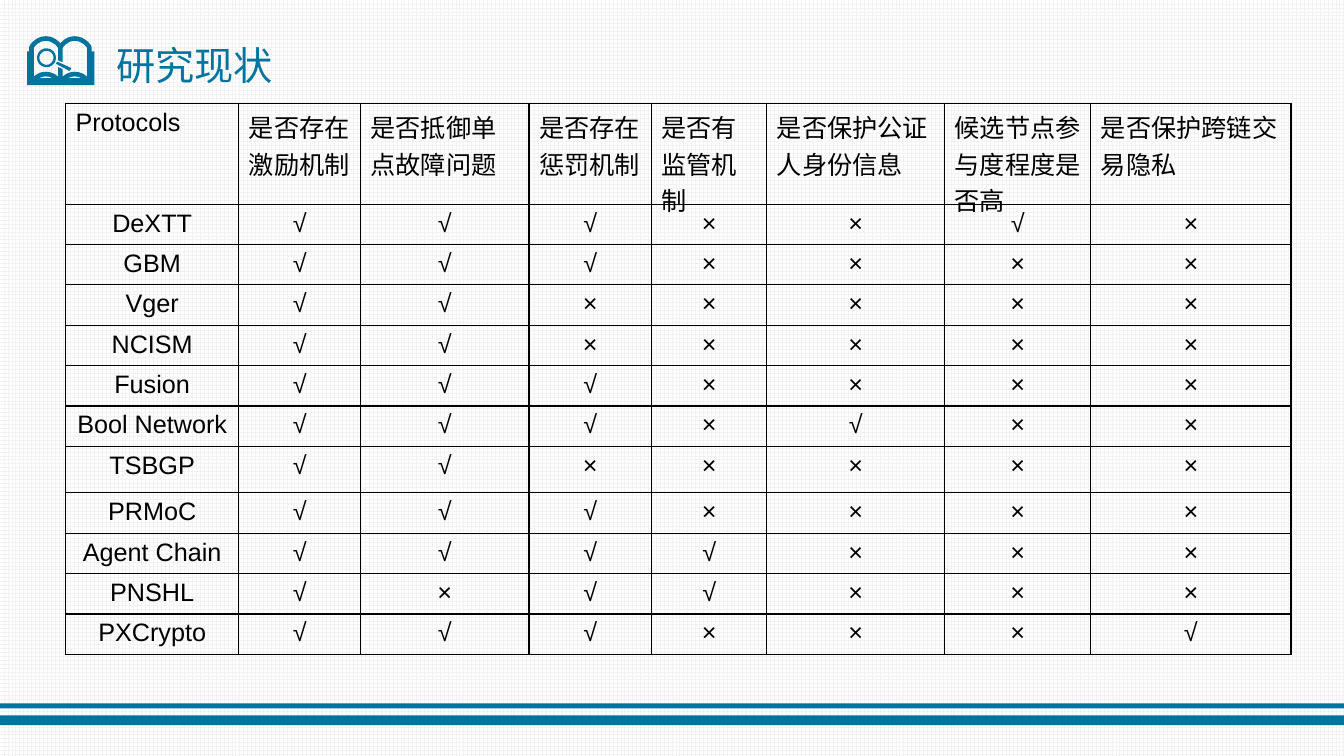
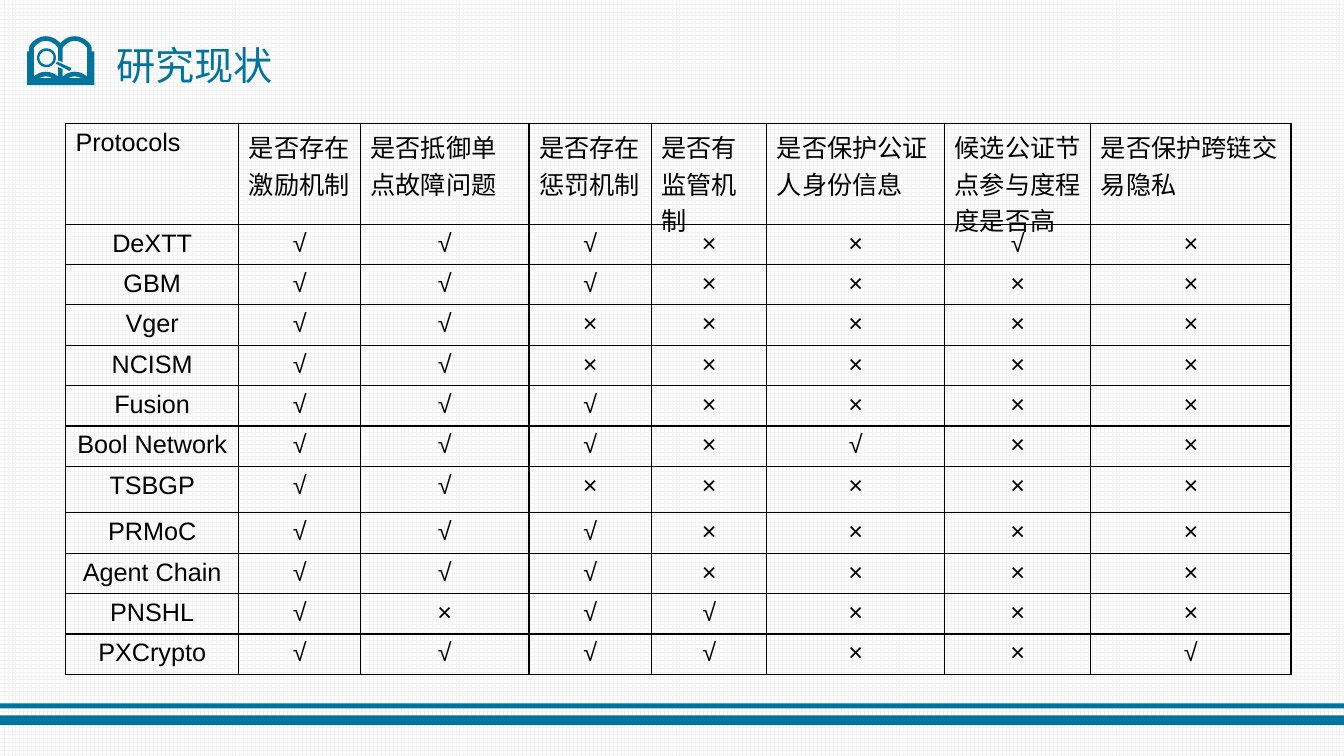
Before and after one commit to jiangquanli-0304/notary, a slide deck: slide 9 of 开题报告.pptx (slide 10 before the commit). Drawn at 1344x756 pixels with LibreOffice and Linux fonts; fonts in the diff are those of the drawing. Boxes give left, top, right and bottom in pixels: in the first picture for what was removed or moved away, otherwise in the second. Text is boxed around its words. In the diff, an @@ line names an element or a change of style, - is before the commit and + after.

```diff
--- a/开题报告.pptx
+++ b/开题报告.pptx
@@ table at bbox=[66, 123, 1292, 674] @@
-row 1, column 7: 候选节点参与度程度是否高
+row 1, column 7: 候选公证节点参与度程度是否高
-row 10, column 5: √
+row 10, column 5: ×
-row 12, column 5: ×
+row 12, column 5: √
@@ table: place and size @@
-table at bbox=[66, 104, 1292, 654]
+table at bbox=[66, 123, 1292, 674]
```
Also in this commit, not shown: 12 other slides changed, 1 slide added, 2 slides removed, 6 other files.
